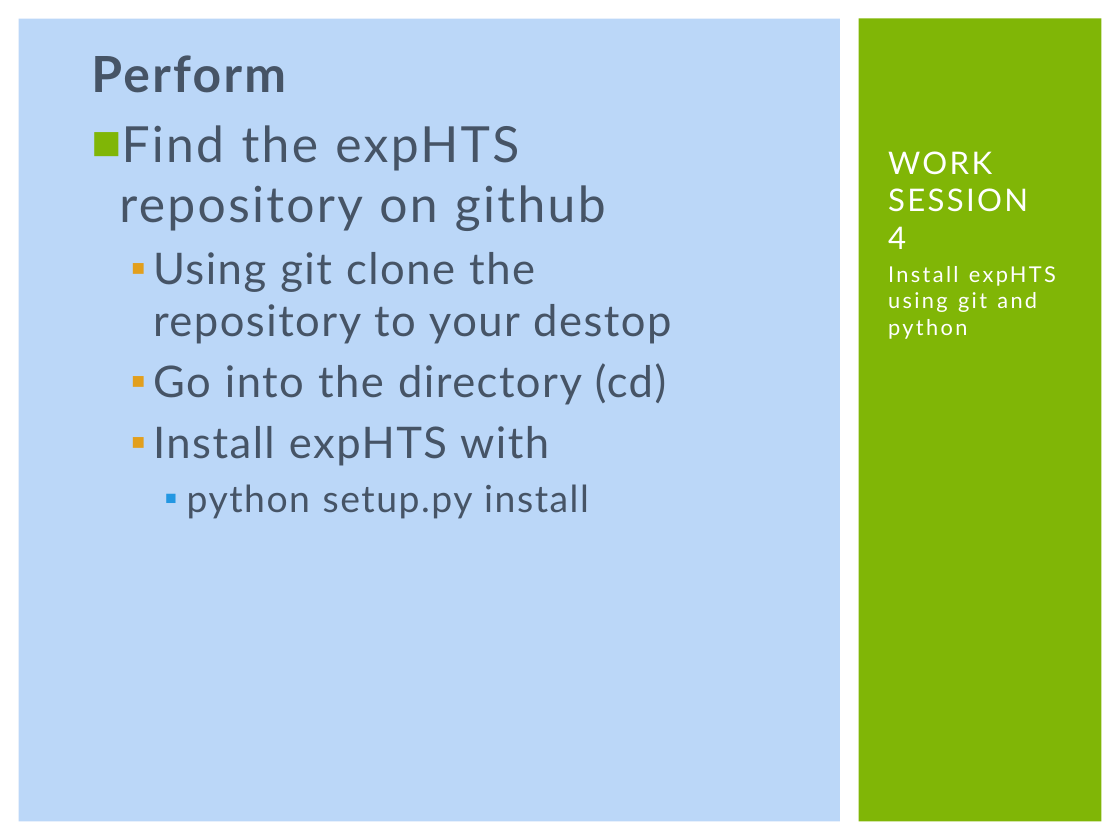
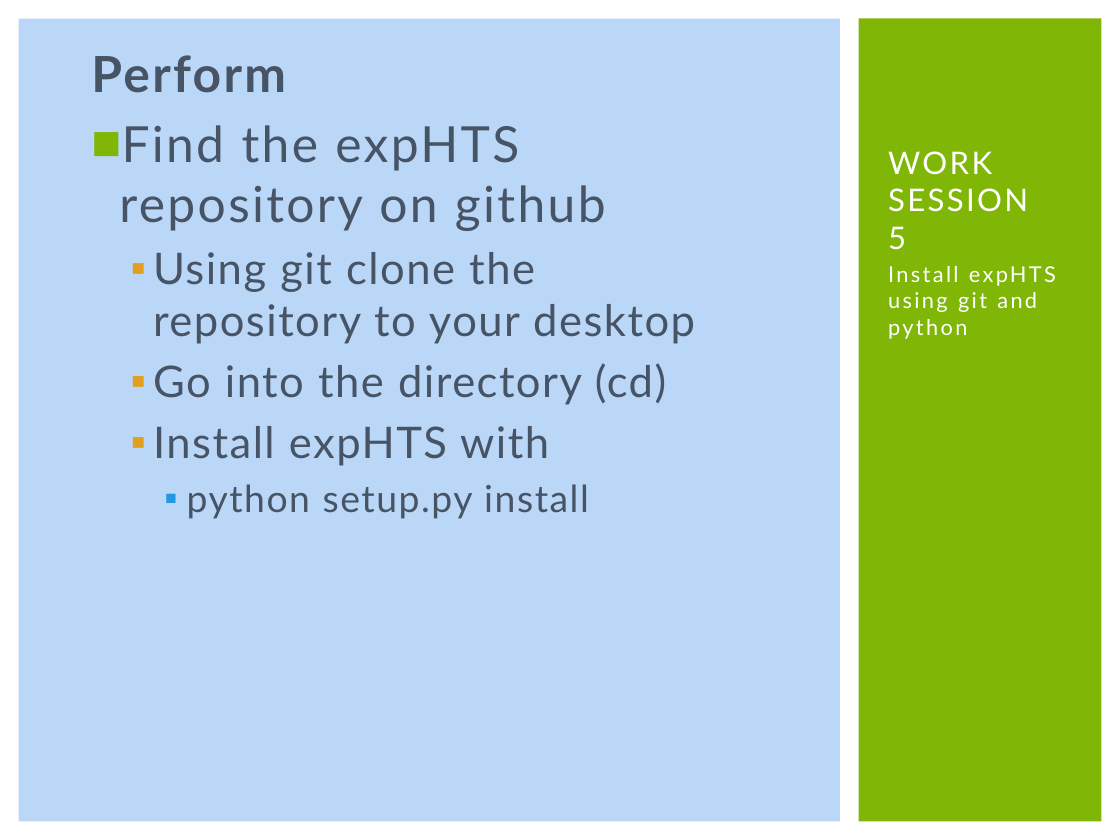
Before and after one commit to msettles/Workshop_RNAseq, a slide deck: slide 44 of powerpoints/RNA-seq-Piracicaba2015.pptx (slide 39 before the commit). Drawn at 1120x840 pixels with LibreOffice and Linux fonts; fonts in the diff are those of the drawing. Boxes give left, top, right and bottom in pixels: in the first picture for what was removed or moved away, otherwise in the second. Text is boxed around its words. In the diff, an @@ line names an element or a change of style, - is before the commit and + after.

```diff
--- a/powerpoints/RNA-seq-Piracicaba2015.pptx
+++ b/powerpoints/RNA-seq-Piracicaba2015.pptx
@@ title at [888,151,1028,250]: text changed @@
-WORK
-SESSION
-4
+WORK
+SESSION
+5
@@ text at [153,252,695,344]: text changed @@
-  ▪ Using git clone the repository to your destop
+  ▪ Using git clone the repository to your desktop
```
Also in this commit, not shown: 6 other slides changed, 22 slides added, 8 other files.
